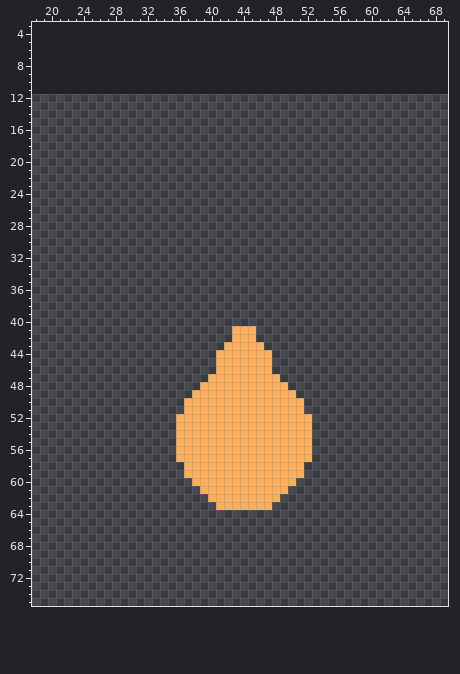
File history of a sprite sheet, sprites/spr_vase/ac67e0bb-f18a-4e4a-be22-04b51ea21258.png. The picture above was drawn from the file before the commit.
The file is 64x64 pixels. Shown: x 18..69, y 3..75. The old version is drawn lined up with the new one, on the new canvas.
The result:
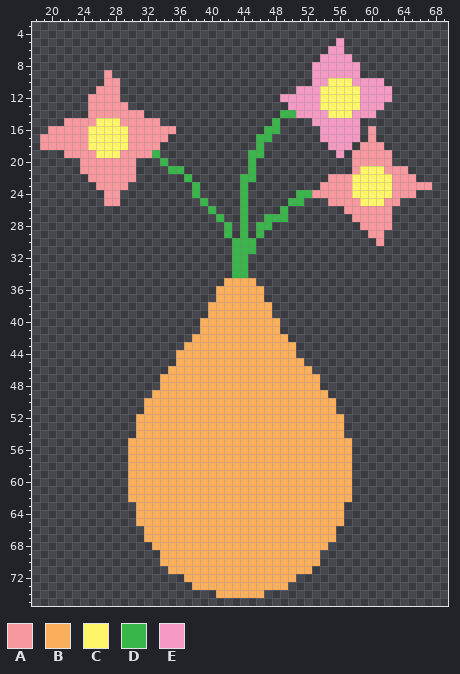
Palette (. is transparent): A #f6989d  B #fbaf5d  C #fff568  D #39b54a  E #f49ac2
Diff:
canvas 64x64 -> 90x90, the old top-left corner now at 13,12
y 5: x 56 . -> E
y 6: x 55..56 .. -> EE
y 7: x 54..57 .... -> EEEE
y 8: x 53..58 ...... -> EEEEEE
y 9: x 27 . -> A; x 53..58 ...... -> EEEEEE
y 10: x 27..28 .. -> AA; x 53..61 ......... -> EECCCEEEE
y 11: x 26..28 ... -> AAA; x 51..62 ............ -> EEECCCCCEEEE
y 12: x 25..28 .... -> AAAA; x 49..62 .............. -> EEEEECCCCCEEEE
y 13: x 25..29 ..... -> AAAAA; x 50..61 ............ -> EEEECCCCCEEE
y 14: x 25..31 ....... -> AAAAAAA; x 49..60 ............ -> DDEEEECCCEEE
y 15: x 22..33 ............ -> AAAACCCAAAAA; x 48 . -> D; x 53..58 ...... -> EEEEEE
y 16: x 20..35 ................ -> AAAAACCCCCAAAAAA; x 47..48 .. -> DD; x 54..58 ..... -> EEEEE; x 60 . -> A
y 17: x 19..34 ................ -> AAAAAACCCCCAAAAA; x 46..47 .. -> DD; x 54..58 ..... -> EEEEE; x 60 . -> A
y 18: x 19..33 ............... -> AAAAAACCCCCAAAA; x 46 . -> D; x 55..57 ... -> EEE; x 59..61 ... -> AAA
y 19: x 22..33 ............ -> AAAACCCAAAAD; x 45..46 .. -> DD; x 56 . -> E; x 58..62 ..... -> AAAAA
y 20: x 24..30 ....... -> AAAAAAA; x 34 . -> D; x 45 . -> D; x 58..62 ..... -> AAAAA
y 21: x 24..30 ....... -> AAAAAAA; x 35..36 .. -> DD; x 45 . -> D; x 58..64 ....... -> ACCCAAA
y 22: x 25..30 ...... -> AAAAAA; x 37 . -> D; x 44..45 .. -> DD; x 55..65 ........... -> AAACCCCCAAA
y 23: x 26..29 .... -> AAAA; x 38 . -> D; x 44 . -> D; x 54..67 .............. -> AAAACCCCCAAAAA
y 24: x 27..28 .. -> AA; x 38 . -> D; x 44 . -> D; x 51..65 ............... -> DDAAAAACCCCCAAA
y 25: x 27..28 .. -> AA; x 39 . -> D; x 44 . -> D; x 50..51 .. -> DD; x 55..63 ......... -> AAAACCCAA
y 26: x 40 . -> D; x 44 . -> D; x 49 . -> D; x 57..62 ...... -> AAAAAA
y 27: x 41 . -> D; x 44 . -> D; x 47..49 ... -> DDD; x 58..62 ..... -> AAAAA
y 28: x 42 . -> D; x 44 . -> D; x 46..47 .. -> DD; x 59..62 .... -> AAAA
y 29: x 42 . -> D; x 44 . -> D; x 46 . -> D; x 60..61 .. -> AA
y 30: x 43..45 ... -> DDD; x 61 . -> A
y 31: x 43..45 ... -> DDD
y 32..34: x 43..44 .. -> DD
y 35: x 42..45 .... -> BBBB
y 36..37: x 41..46 ...... -> BBBBBB
y 38..39: x 40..47 ........ -> BBBBBBBB
y 40: x 39..48 .......... -> BBBBBBBBBB
y 41: x 39..42 .... -> BBBB; x 46..48 ... -> BBB
y 42: x 38..42 ..... -> BBBBB; x 46..49 .... -> BBBB
y 43: x 37..41 ..... -> BBBBB; x 47..50 .... -> BBBB
y 44: x 36..40 ..... -> BBBBB; x 48..50 ... -> BBB
y 45: x 36..40 ..... -> BBBBB; x 48..51 .... -> BBBB
y 46: x 35..40 ...... -> BBBBBB; x 48..52 ..... -> BBBBB
y 47: x 34..39 ...... -> BBBBBB; x 49..53 ..... -> BBBBB
y 48: x 34..38 ..... -> BBBBB; x 50..53 .... -> BBBB
y 49: x 33..37 ..... -> BBBBB; x 51..54 .... -> BBBB
y 50..51: x 32..36 ..... -> BBBBB; x 52..55 .... -> BBBB
y 52..54: x 31..35 ..... -> BBBBB; x 53..56 .... -> BBBB
y 55..57: x 30..35 ...... -> BBBBBB; x 53..57 ..... -> BBBBB
y 58..59: x 30..36 ....... -> BBBBBBB; x 52..57 ...... -> BBBBBB
y 60: x 30..37 ........ -> BBBBBBBB; x 51..57 ....... -> BBBBBBB
y 61: x 30..38 ......... -> BBBBBBBBB; x 50..57 ........ -> BBBBBBBB
y 62: x 30..39 .......... -> BBBBBBBBBB; x 49..57 ......... -> BBBBBBBBB
y 63: x 31..40 .......... -> BBBBBBBBBB; x 48..56 ......... -> BBBBBBBBB
y 64..65: x 31..56 .......................... -> BBBBBBBBBBBBBBBBBBBBBBBBBB
y 66..67: x 32..55 ........................ -> BBBBBBBBBBBBBBBBBBBBBBBB
y 68: x 33..54 ...................... -> BBBBBBBBBBBBBBBBBBBBBB
y 69..70: x 34..53 .................... -> BBBBBBBBBBBBBBBBBBBB
y 71: x 35..52 .................. -> BBBBBBBBBBBBBBBBBB
y 72: x 37..50 .............. -> BBBBBBBBBBBBBB
y 73: x 38..49 ............ -> BBBBBBBBBBBB
y 74: x 41..46 ...... -> BBBBBB
Changed places in both pictures, as pixel boxes (x1, y1, x2, y2):
added: (40, 38, 432, 598)
